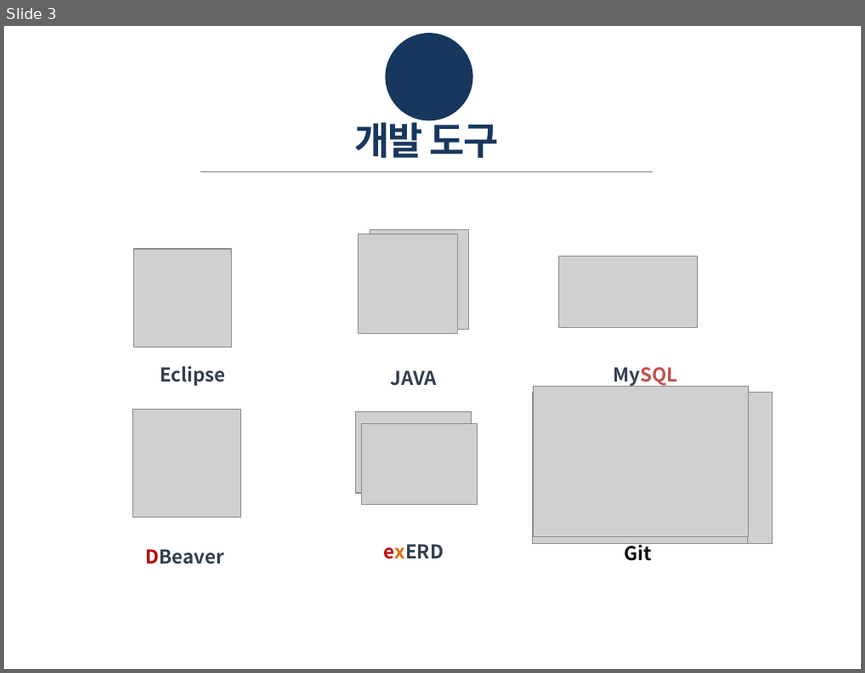
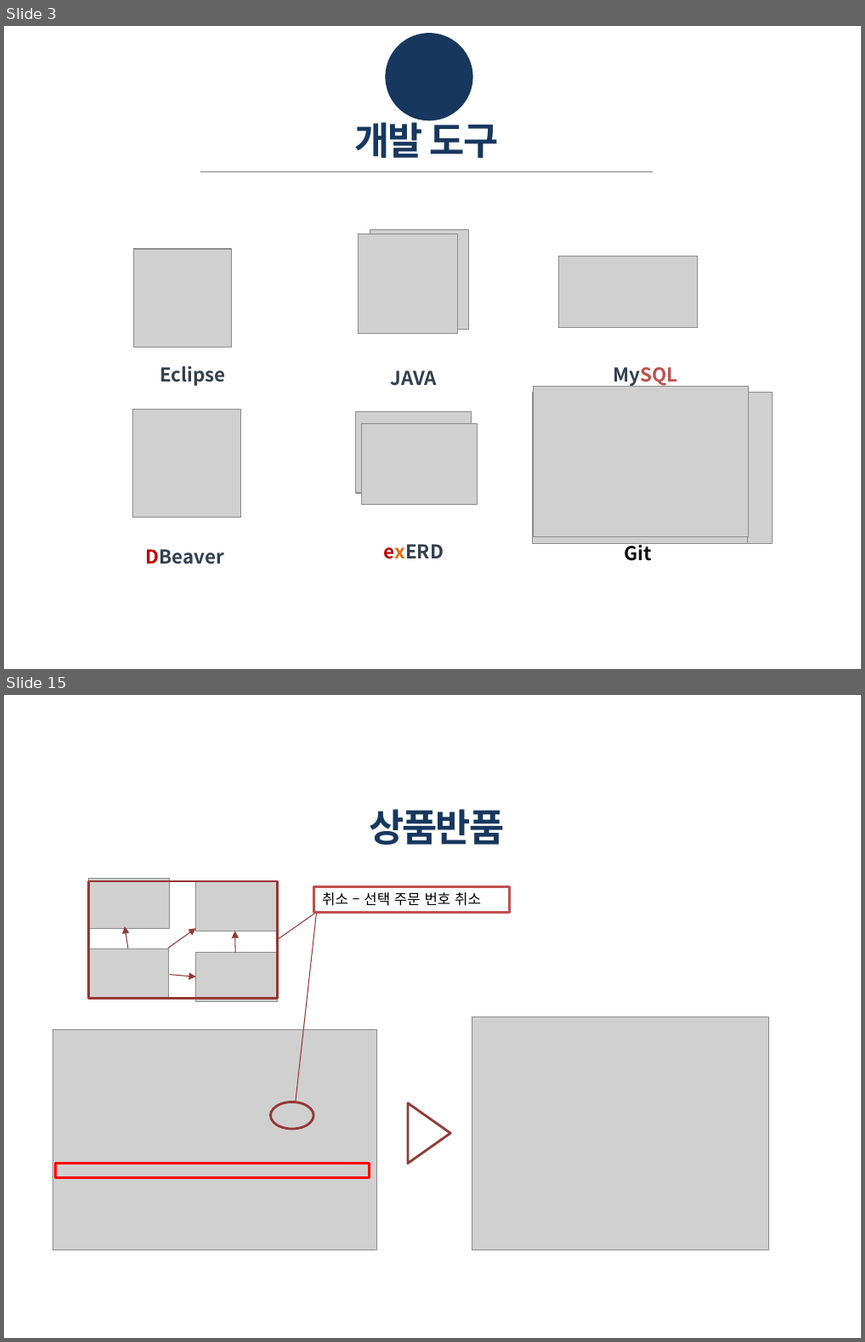
Before and after one commit to KImSangGeon/Shopping, a slide deck: ppt/쇼핑몰_PPT_김상건.pptx. Shown one above the other, each under a label of ours: slide 3 before the commit, slides 3 and 15 after it; the slides between them are not shown. The pictures are 865x673 and 865x1342 pixels, drawn with LibreOffice and Linux fonts; fonts in the diff are those of the drawing; grey boxes stand for pictures; background and template pictures are left out. Boxes give left, top, right and bottom in pixels: in the first picture for what was removed or moved away, otherwise in the second. Text is boxed around its words. In the diff, an @@ line names an element or a change of style, - is before the commit and + after.

```diff
--- a/ppt/쇼핑몰_PPT_김상건.pptx
+++ b/ppt/쇼핑몰_PPT_김상건.pptx
@@ slide 15 added at (x1=4, y1=695, x2=861, y2=1338), background picture (left out) @@
@@ text added at (x1=378, y1=739, x2=479, y2=783), 24 pt, text #FFFFFF @@
+03
@@ text added at (x1=370, y1=809, x2=505, y2=845), 32 pt, text #17375E, bold @@
+상품반품
@@ rectangle added at (x1=88, y1=881, x2=277, y2=998), outline #953735 2 pt @@
@@ picture added at (x1=89, y1=879, x2=171, y2=928) @@
@@ picture added at (x1=196, y1=881, x2=278, y2=930) @@
@@ rectangle added at (x1=313, y1=886, x2=509, y2=912), fill #FFFFFF, outline #C0504D 2 pt, 12 pt, text #000000 @@
+취소 – 선택 주문 번호 취소
@@ line added from (278, 939) to (317, 912), #953735 0.75 pt @@
@@ line added from (296, 1102) to (317, 913), #953735 0.75 pt @@
@@ picture added at (x1=87, y1=948, x2=169, y2=998) @@
@@ arrow added from (128, 948) to (125, 926), #953735 0.75 pt @@
@@ arrow added from (168, 947) to (196, 928), #953735 0.75 pt @@
@@ arrow added from (235, 953) to (235, 930), #953735 0.75 pt @@
@@ arrow added from (170, 975) to (196, 977), #953735 0.75 pt @@
@@ picture added at (x1=196, y1=952, x2=278, y2=1001) @@
@@ picture added at (x1=472, y1=1016, x2=768, y2=1249) @@
@@ picture added at (x1=52, y1=1030, x2=376, y2=1249) @@
@@ ellipse added at (x1=270, y1=1102, x2=313, y2=1129), outline #953735 2 pt @@
@@ triangle added at (x1=408, y1=1103, x2=450, y2=1163), outline #8E3B39 2 pt @@
@@ rectangle added at (x1=55, y1=1163, x2=369, y2=1178), outline #FF0000 2 pt @@
```
Also in this commit, not shown: 11 slides changed, 2 other slides added, 2 slides removed, 15 other files.
